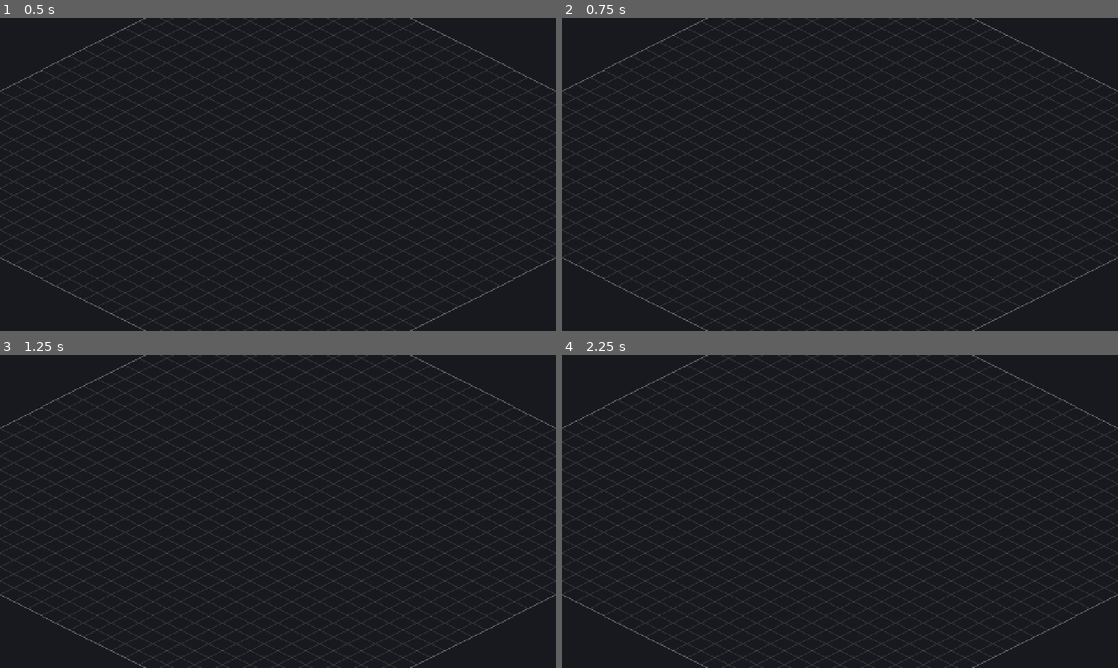
Above: before the commit, frames 1-4 (two rows, left to right).
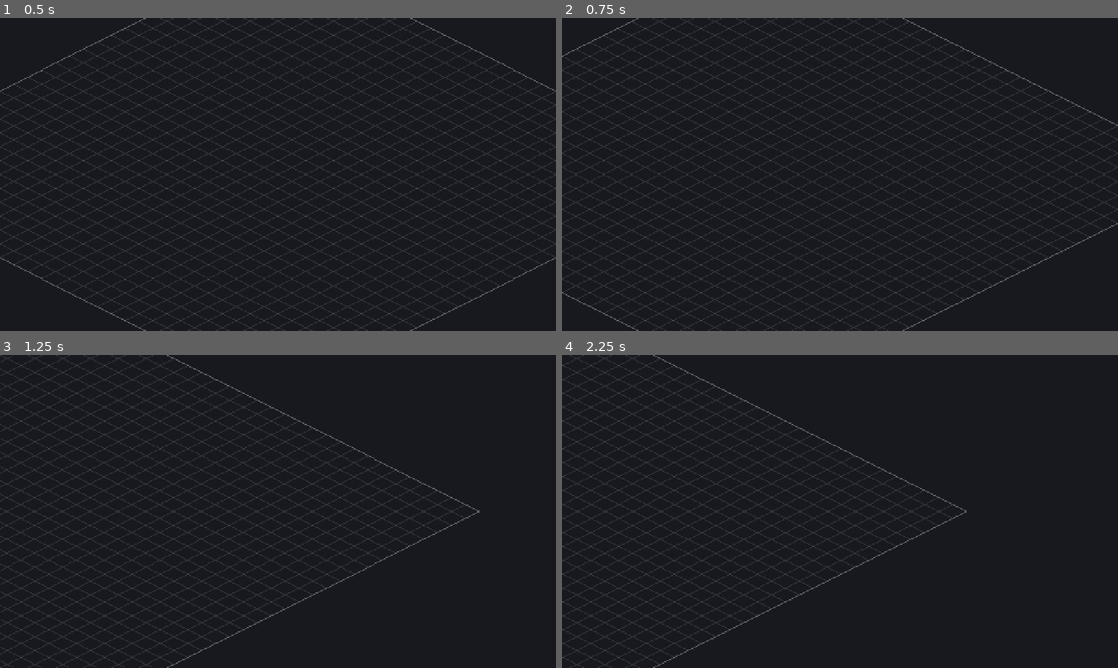
Above: after the commit, the same moments.

Repository: kemunozcastillo/hotel-tycoon
Game: Godot game, scene res://view/main.tscn
Same seed, same stepped clock (60 frames per second), same inputs: the game is played once before the commit and once after it.
Inputs (mouse positions are in pixels of both pictures, inside the frame that each line leads up to):
- Up to frame 1 (0.5 s): no input
- Up to frame 2 (0.75 s): tap Enter at 0.5 s; move the mouse to (962, 158) at 0.52 s; hold D from 0.53 s (still down); click (962, 158) at 0.67 s
- Up to frame 3 (1.25 s): keep holding D
- Up to frame 4 (2.25 s): release D at 1.25 s; drag from (728, 527) to (812, 574) at 1.27 s; tap Space at 2 s; move the mouse to (895, 442) at 2.02 s; hold D from 2.03 s (still down); click (895, 442) at 2.17 s

Frame 1 is identical in both runs. In frame 2, 2.1% of the frame differs, in the area x 0-100%, y 0-100%; in frame 3, 1.8%; in frame 4, 1.7%.

Commit message:
Camara isometrica: WASD, arrastre con boton central y zoom hacia el cursor
Co-Authored-By: Claude Sonnet 5.5 <noreply@anthropic.com>

Diff:
--- a/tests/run_tests.gd
+++ b/tests/run_tests.gd
@@ -8,6 +8,7 @@
 	"res://tests/test_grid_map.gd",
 	"res://tests/test_build_commands.gd",
 	"res://tests/test_iso_projection.gd",
+	"res://tests/test_iso_camera.gd",
 ]
 
 
--- /dev/null
+++ b/tests/test_iso_camera.gd
@@ -0,0 +1,56 @@
+extends TestCase
+## Lógica de la cámara (zoom hacia el cursor, desplazamiento, límites) sin árbol de escena.
+
+const VIEWPORT := Vector2(1280, 720)
+
+
+func test_zoom_keeps_world_point_under_cursor() -> void:
+	var camera := IsoCamera.new()
+	camera.position = Vector2(500, 300)
+	for cursor: Vector2 in [Vector2(640, 360), Vector2(100, 50), Vector2(1200, 700), Vector2(900, 200)]:
+		var before: Vector2 = camera.screen_to_world(cursor, VIEWPORT)
+		camera.zoom_at(1.15, cursor, VIEWPORT)
+		camera.zoom_at(1.15, cursor, VIEWPORT)
+		var after: Vector2 = camera.screen_to_world(cursor, VIEWPORT)
+		assert_near(after.x, before.x, "x bajo el cursor %s" % str(cursor), 0.01)
+		assert_near(after.y, before.y, "y bajo el cursor %s" % str(cursor), 0.01)
+	camera.free()
+
+
+func test_zoom_is_clamped() -> void:
+	var camera := IsoCamera.new()
+	for i in range(50):
+		camera.zoom_at(1.5, VIEWPORT * 0.5, VIEWPORT)
+	assert_near(camera.zoom.x, IsoCamera.ZOOM_MAX)
+	for i in range(100):
+		camera.zoom_at(1.0 / 1.5, VIEWPORT * 0.5, VIEWPORT)
+	assert_near(camera.zoom.x, IsoCamera.ZOOM_MIN)
+	camera.free()
+
+
+func test_pan_scales_with_zoom() -> void:
+	var camera := IsoCamera.new()
+	camera.pan_screen(Vector2(100, 0))
+	assert_near(camera.position.x, 100.0)
+	camera.zoom = Vector2(2, 2)
+	camera.pan_screen(Vector2(100, 0))
+	assert_near(camera.position.x, 150.0, "con zoom 2 el mismo gesto mueve la mitad")
+	camera.free()
+
+
+func test_bounds_limit_position() -> void:
+	var camera := IsoCamera.new()
+	camera.set_bounds(Rect2(0, 0, 1000, 500))
+	camera.pan_screen(Vector2(5000, 5000))
+	assert_eq(camera.position, Vector2(1000, 500))
+	camera.pan_screen(Vector2(-9000, -9000))
+	assert_eq(camera.position, Vector2(0, 0))
+	camera.free()
+
+
+func test_map_world_bounds_contains_all_corners() -> void:
+	var size := Vector2i(10, 6)
+	var rect: Rect2 = IsoProjection.map_world_bounds(size)
+	for corner: Vector2 in [Vector2(0, 0), Vector2(10, 0), Vector2(0, 6), Vector2(10, 6)]:
+		var world: Vector2 = IsoProjection.grid_to_world(corner)
+		assert_true(rect.grow(0.01).has_point(world), "esquina %s dentro de los límites" % str(corner))
--- /dev/null
+++ b/view/iso_camera.gd
@@ -0,0 +1,80 @@
+class_name IsoCamera
+extends Camera2D
+## Cámara 2D con desplazamiento (WASD / flechas / arrastre con el botón central) y zoom
+## con la rueda, que mantiene fijo el punto del mundo bajo el cursor.
+
+const MOVE_SPEED: float = 800.0 # píxeles de pantalla por segundo
+const ZOOM_MIN: float = 0.25
+const ZOOM_MAX: float = 4.0
+const ZOOM_STEP: float = 1.15
+
+## Zona del mundo por la que se permite moverse (el centro de la cámara se limita a ella).
+var bounds: Rect2 = Rect2()
+var _has_bounds: bool = false
+var _dragging: bool = false
+
+
+## Limita el movimiento al rectángulo dado (coordenadas del mundo).
+func set_bounds(world_rect: Rect2) -> void:
+	bounds = world_rect
+	_has_bounds = true
+	position = _clamped(position)
+
+
+func _process(delta: float) -> void:
+	var direction := Vector2.ZERO
+	if Input.is_physical_key_pressed(KEY_W) or Input.is_physical_key_pressed(KEY_UP):
+		direction.y -= 1.0
+	if Input.is_physical_key_pressed(KEY_S) or Input.is_physical_key_pressed(KEY_DOWN):
+		direction.y += 1.0
+	if Input.is_physical_key_pressed(KEY_A) or Input.is_physical_key_pressed(KEY_LEFT):
+		direction.x -= 1.0
+	if Input.is_physical_key_pressed(KEY_D) or Input.is_physical_key_pressed(KEY_RIGHT):
+		direction.x += 1.0
+	if direction != Vector2.ZERO:
+		pan_screen(direction.normalized() * MOVE_SPEED * delta)
+
+
+func _unhandled_input(event: InputEvent) -> void:
+	if event is InputEventMouseButton:
+		var button := event as InputEventMouseButton
+		match button.button_index:
+			MOUSE_BUTTON_MIDDLE:
+				_dragging = button.pressed
+			MOUSE_BUTTON_WHEEL_UP:
+				if button.pressed:
+					zoom_at(ZOOM_STEP, button.position, get_viewport_rect().size)
+			MOUSE_BUTTON_WHEEL_DOWN:
+				if button.pressed:
+					zoom_at(1.0 / ZOOM_STEP, button.position, get_viewport_rect().size)
+	elif event is InputEventMouseMotion and _dragging:
+		pan_screen(-(event as InputEventMouseMotion).relative)
+
+
+## Mueve la cámara un desplazamiento expresado en píxeles de pantalla.
+func pan_screen(screen_delta: Vector2) -> void:
+	position = _clamped(position + screen_delta / zoom.x)
+
+
+## Multiplica el zoom por `factor` manteniendo fijo el punto del mundo bajo `screen_pos`.
+func zoom_at(factor: float, screen_pos: Vector2, viewport_size: Vector2) -> void:
+	var new_zoom: float = clampf(zoom.x * factor, ZOOM_MIN, ZOOM_MAX)
+	if is_equal_approx(new_zoom, zoom.x):
+		return
+	var from_center: Vector2 = screen_pos - viewport_size * 0.5
+	var new_position: Vector2 = position + from_center / zoom.x - from_center / new_zoom
+	zoom = Vector2(new_zoom, new_zoom)
+	position = _clamped(new_position)
+
+
+## Punto del mundo que hay bajo una posición de pantalla.
+func screen_to_world(screen_pos: Vector2, viewport_size: Vector2) -> Vector2:
+	return position + (screen_pos - viewport_size * 0.5) / zoom.x
+
+
+func _clamped(world_pos: Vector2) -> Vector2:
+	if not _has_bounds:
+		return world_pos
+	return Vector2(
+		clampf(world_pos.x, bounds.position.x, bounds.end.x),
+		clampf(world_pos.y, bounds.position.y, bounds.end.y))
--- a/view/iso_projection.gd
+++ b/view/iso_projection.gd
@@ -36,6 +36,14 @@
 	return Vector2i(floori(grid_pos.x), floori(grid_pos.y))
 
 
+## Rectángulo del mundo que contiene todo el mapa (para limitar la cámara).
+static func map_world_bounds(map_size: Vector2i) -> Rect2:
+	var left: float = grid_to_world(Vector2(0, map_size.y)).x
+	var right: float = grid_to_world(Vector2(map_size.x, 0)).x
+	var bottom: float = grid_to_world(Vector2(map_size)).y
+	return Rect2(left, 0.0, right - left, bottom)
+
+
 ## Los dos extremos de una arista en coordenadas del mundo.
 static func edge_endpoints(edge: Edge) -> PackedVector2Array:
 	var start := Vector2(edge.cell)
--- a/view/main.gd
+++ b/view/main.gd
@@ -3,10 +3,11 @@
 
 const LEVEL: int = 0
 const BACKGROUND_COLOR: Color = Color(0.09, 0.10, 0.12)
+const CAMERA_MARGIN: float = 200.0 # cuánto puede salirse la cámara del mapa
 
 var state: GameState
 var level_view: LevelView
-var camera: Camera2D
+var camera: IsoCamera
 
 
 func _ready() -> void:
@@ -17,6 +18,7 @@
 	add_child(level_view)
 	level_view.setup(state.grid, LEVEL)
 
-	camera = Camera2D.new()
+	camera = IsoCamera.new()
 	camera.position = IsoProjection.grid_to_world(Vector2(state.grid.size) * 0.5)
 	add_child(camera)
+	camera.set_bounds(IsoProjection.map_world_bounds(state.grid.size).grow(CAMERA_MARGIN))
Not shown, added: tests/capture_view.gd.uid
Not shown, added: tests/test_iso_camera.gd.uid
Not shown, added: view/iso_camera.gd.uid
